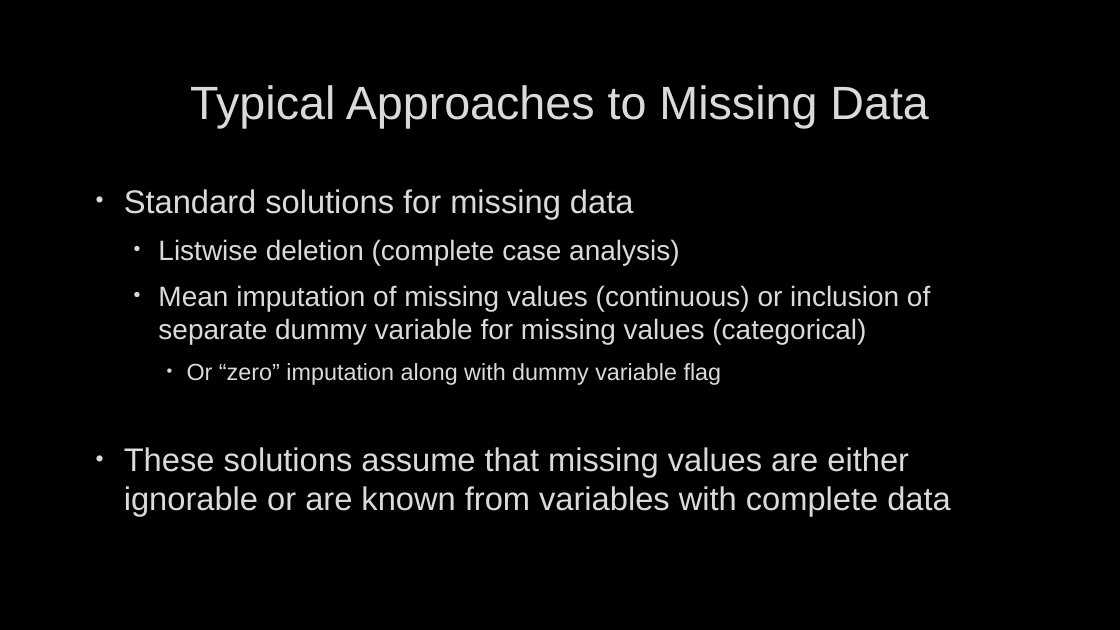
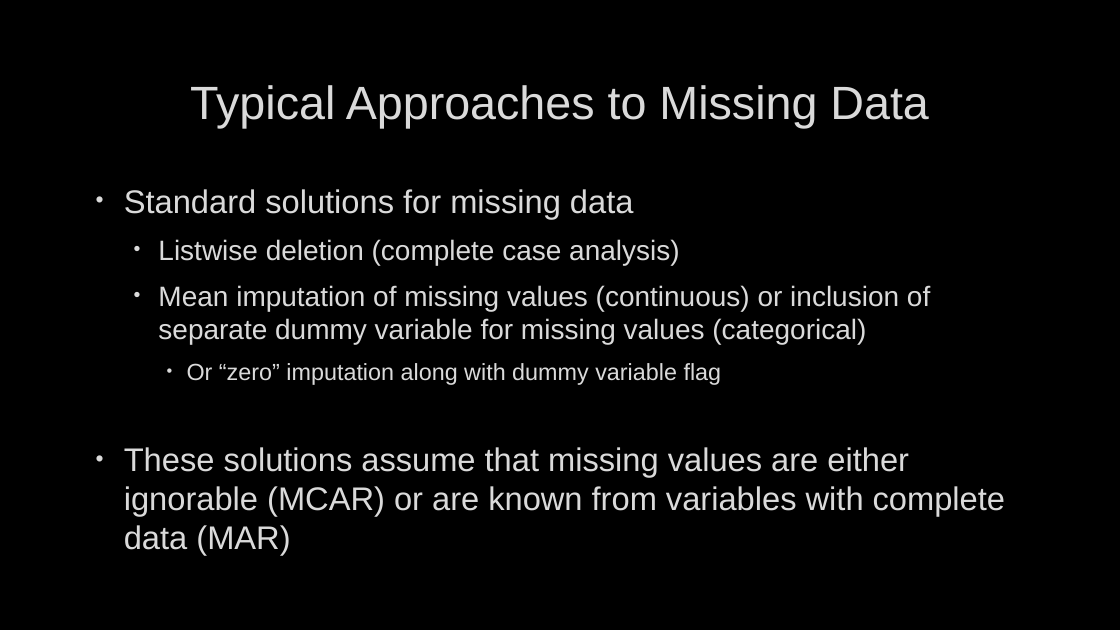
Before and after one commit to sdewittiii/Missing-Data-Imputation, a slide deck: slide 8 of Presentation/Multiple Imputation in Stata Tutorial.pptx. Drawn at 1120x630 pixels with LibreOffice and Linux fonts; fonts in the diff are those of the drawing; background and template pictures are left out. Boxes give left, top, right and bottom in pixels: in the first picture for what was removed or moved away, otherwise in the second. Text is boxed around its words. In the diff, an @@ line names an element or a change of style, - is before the commit and + after.

```diff
--- a/Presentation/Multiple Imputation in Stata Tutorial.pptx
+++ b/Presentation/Multiple Imputation in Stata Tutorial.pptx
@@ text at box(124, 447, 1005, 555): text changed @@
-• These solutions assume that missing values are either ignorable or are known from variables with complete data
+• These solutions assume that missing values are either ignorable (MCAR) or are known from variables with complete data (MAR)
```
Also in this commit, not shown: 7 other slides changed, 7 slides added, 1 slide removed, 12 other files.
